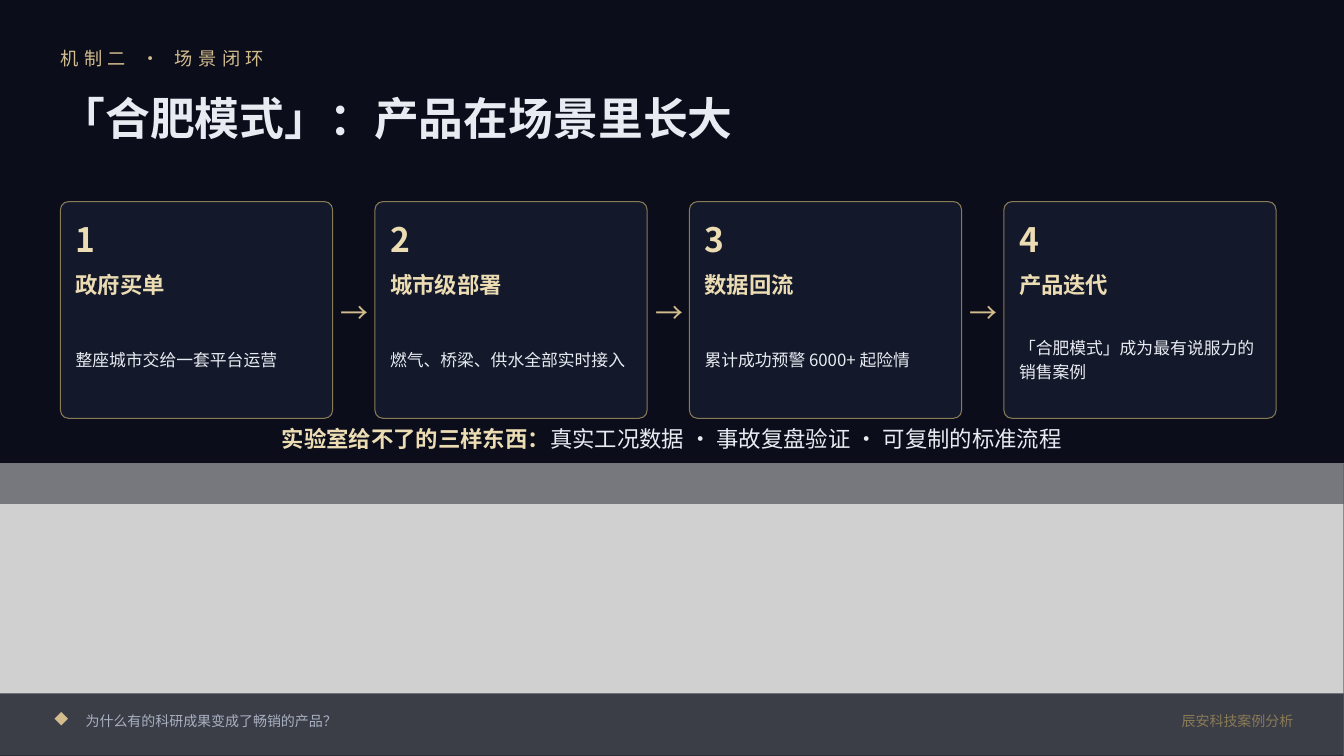
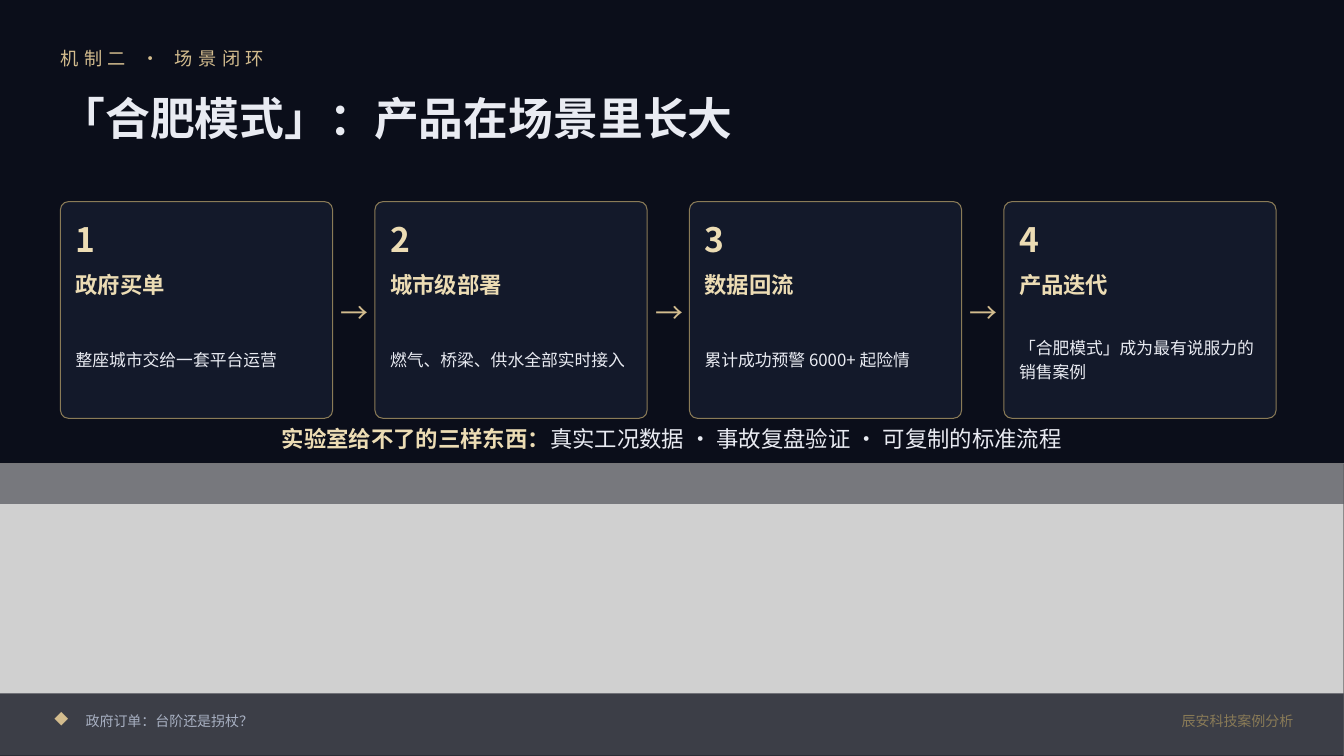
Before and after one commit to sdh0219/susu-tools, a slide deck: slide 6 of web/assets/files/小组案例分析报告-辰安科技.pptx. Drawn at 1344x756 pixels with LibreOffice and Linux fonts; fonts in the diff are those of the drawing; grey boxes stand for pictures. Boxes give left, top, right and bottom in pixels: in the first picture for what was removed or moved away, otherwise in the second. Text is boxed around its words. In the diff, an @@ line names an element or a change of style, - is before the commit and + after.

```diff
--- a/web/assets/files/小组案例分析报告-辰安科技.pptx
+++ b/web/assets/files/小组案例分析报告-辰安科技.pptx
@@ text at <box>86,714,253,727</box>: text changed @@
-为什么有的科研成果变成了畅销的产品？
+政府订单：台阶还是拐杖？
```
Also in this commit, not shown: 8 other slides changed, 7 other files.
